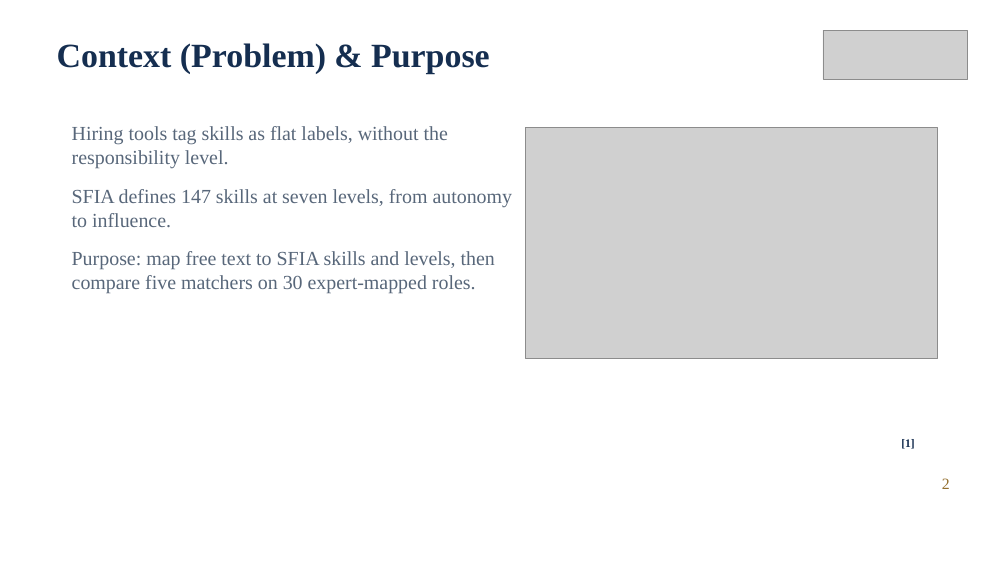
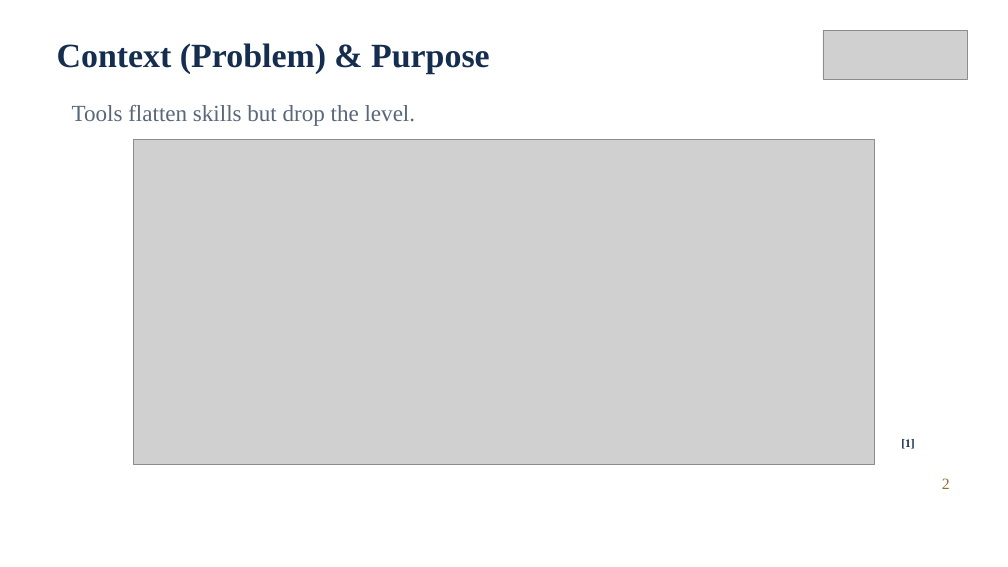
Before and after one commit to prdai/sfia-structured-skill-extraction, a slide deck: slide 2 of talk/deck/ICAC2026_564.pptx. Drawn at 1008x567 pixels with LibreOffice and Linux fonts; fonts in the diff are those of the drawing; grey boxes stand for pictures; background and template pictures are left out. Boxes give left, top, right and bottom in pixels: in the first picture for what was removed or moved away, otherwise in the second. Text is boxed around its words. In the diff, an @@ line names an element or a change of style, - is before the commit and + after.

```diff
--- a/talk/deck/ICAC2026_564.pptx
+++ b/talk/deck/ICAC2026_564.pptx
@@ text at (72, 105, 416, 126): text changed; size 19 to 22 pt @@
-Hiring tools tag skills as flat labels, without the responsibility level.
-SFIA defines 147 skills at seven levels, from autonomy to influence.
-Purpose: map free text to SFIA skills and levels, then compare five matchers on 30 expert-mapped roles.
+Tools flatten skills but drop the level.
@@ picture: place and size @@
-picture at (526, 127, 938, 359)
+picture at (134, 140, 875, 464)
```
Also in this commit, not shown: 3 other files.
